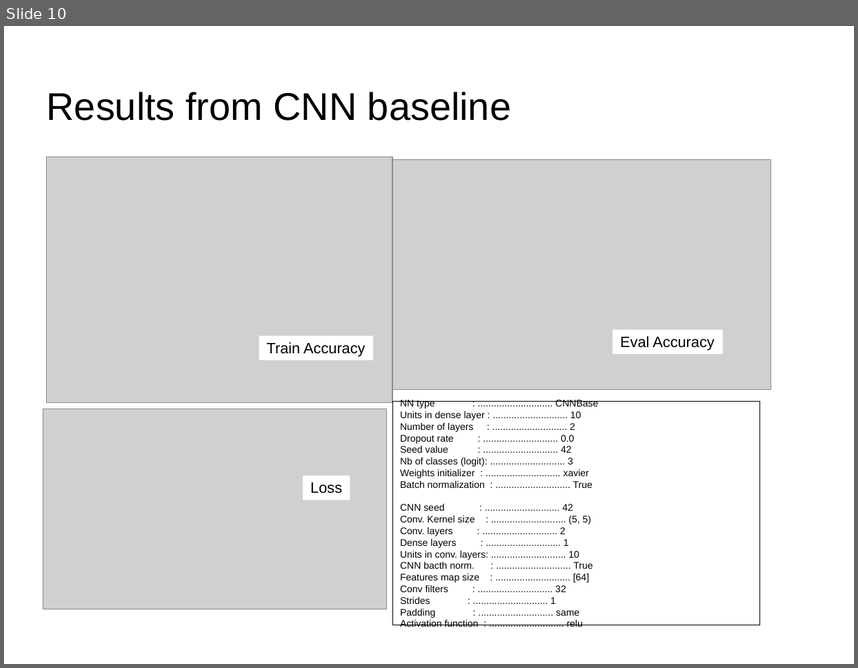
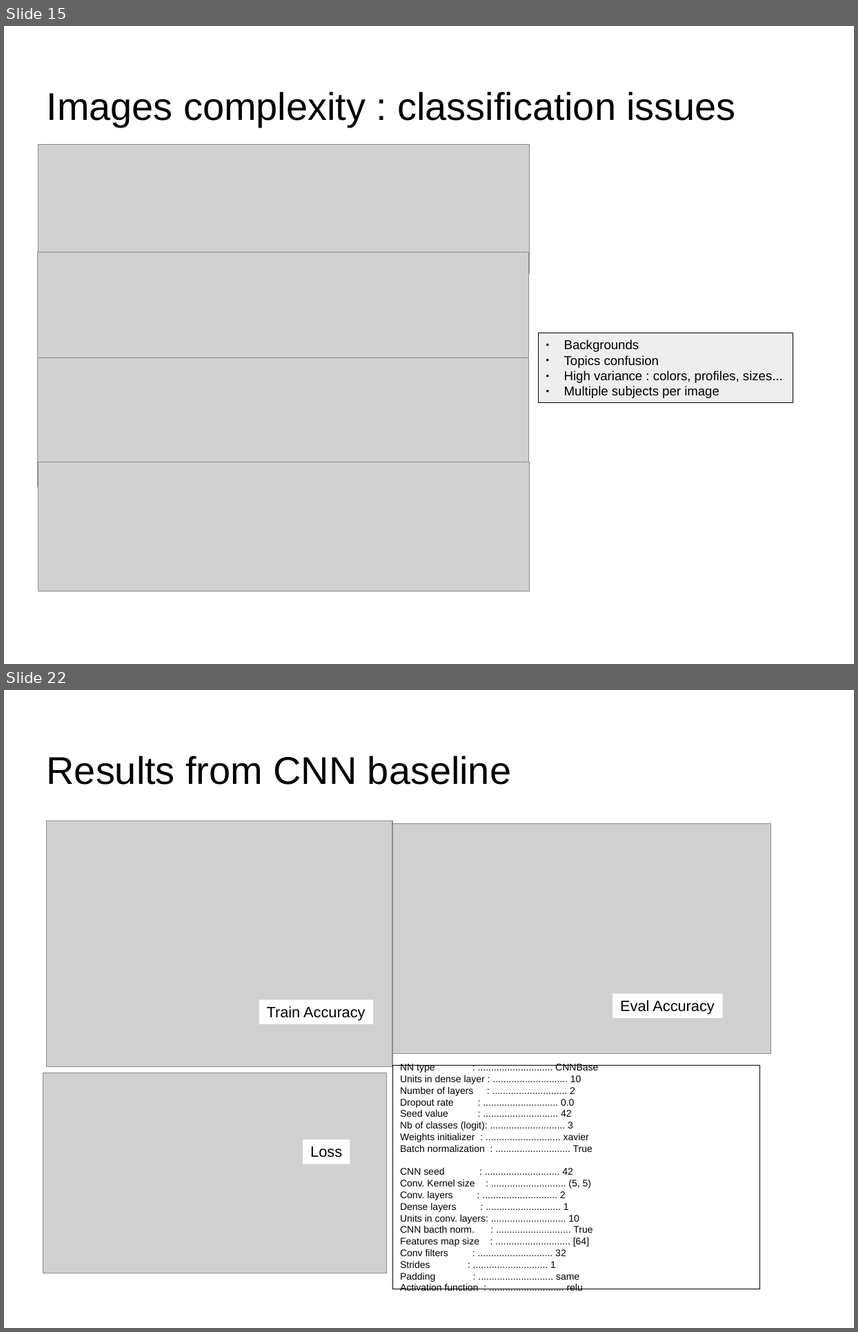
Before and after one commit to dataforcast/OC_Datascientist, a slide deck: P8/report/Openclassrooms_ParcoursDatascientist_P8-V1.odp. Shown one above the other, each under a label of ours: slide 10 before the commit, slides 15 and 22 after it; the slides between them are not shown. The pictures are 858x668 and 858x1332 pixels, drawn with LibreOffice and Linux fonts; fonts in the diff are those of the drawing; grey boxes stand for pictures; background and template pictures are left out. Boxes give left, top, right and bottom in pixels: in the first picture for what was removed or moved away, otherwise in the second. Text is boxed around its words. In the diff, an @@ line names an element or a change of style, - is before the commit and + after.

```diff
--- a/P8/report/Openclassrooms_ParcoursDatascientist_P8-V1.odp
+++ b/P8/report/Openclassrooms_ParcoursDatascientist_P8-V1.odp
@@ slide 15 added at [4, 26, 854, 664], background picture (left out) @@
@@ title added at [47, 92, 736, 127], 36 pt, text #000000 @@
+Images complexity : classification issues
@@ rectangle added at [539, 333, 794, 403], fill #EEEEEE, outline #000000 0 pt, 12 pt, text #000000 @@
+● Backgrounds
+● Topics confusion
+● High variance : colors, profiles, sizes...
+● Multiple subjects per image
@@ group added at [37, 145, 529, 590]: 4 pictures @@
@@ what was slide 10 is now slide 22 @@
```
Also in this commit, not shown: 11 slides changed, 16 other slides added, 7 other files.
